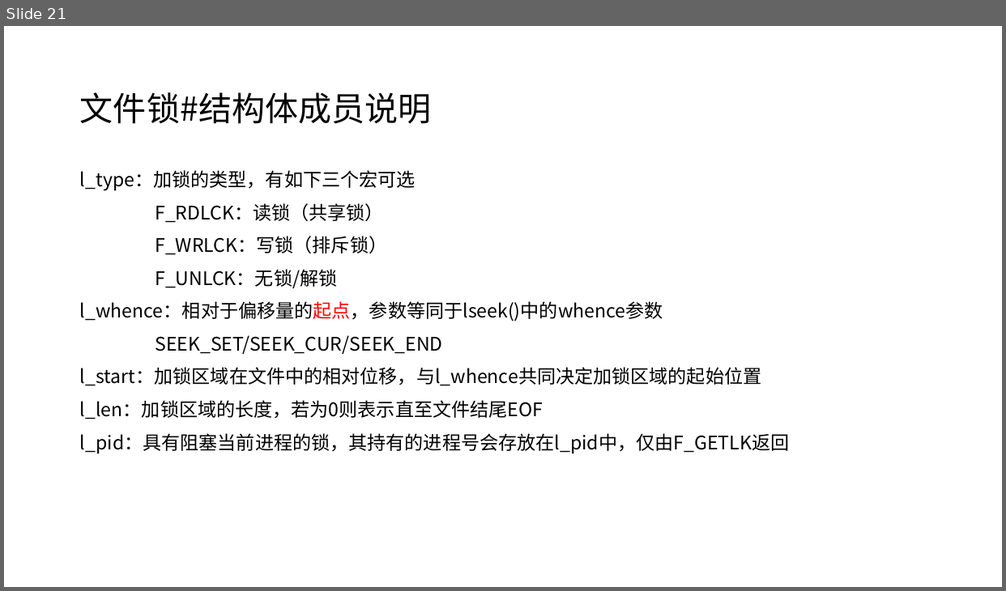
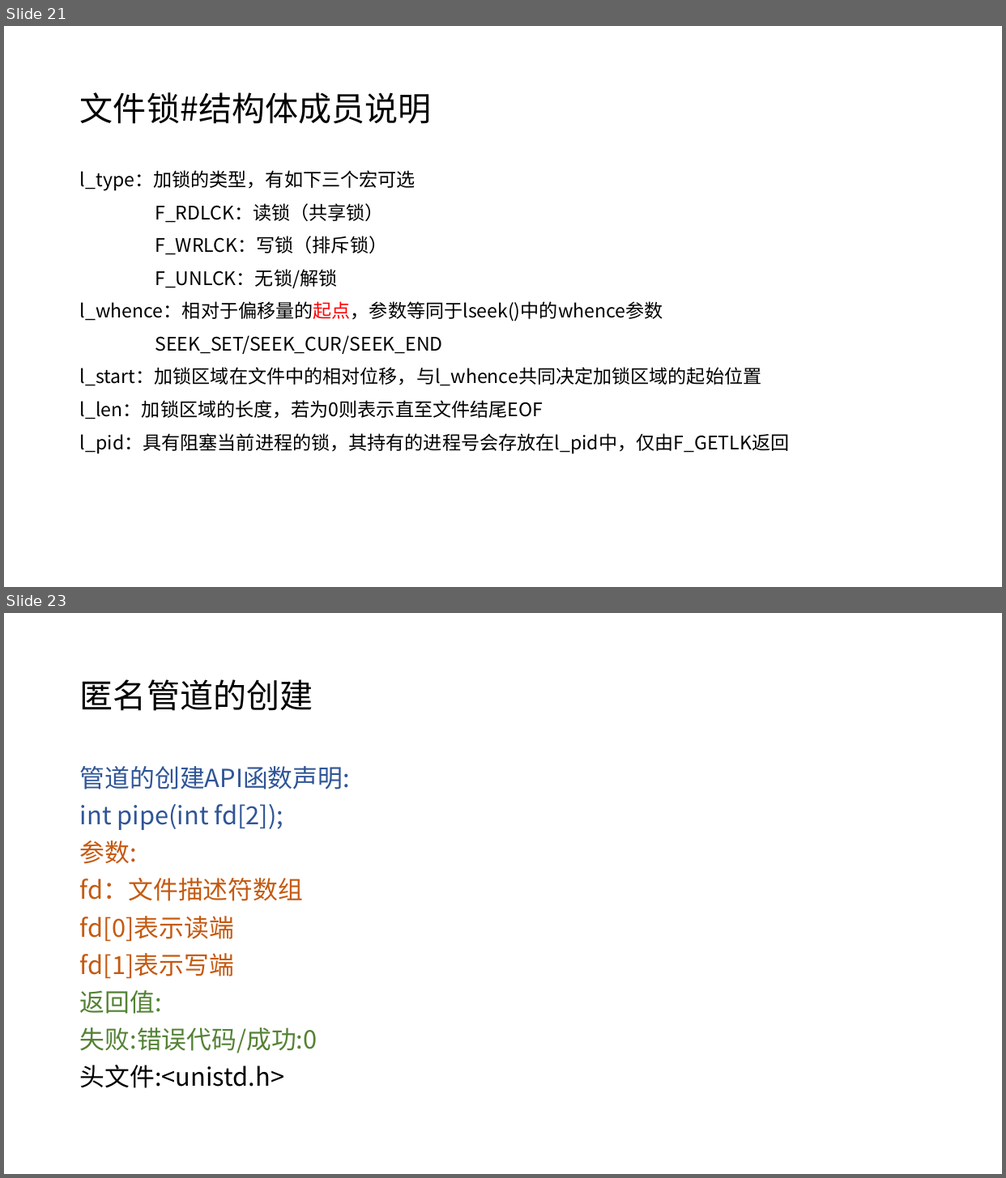
Before and after one commit to YouDad/LinuxFileIO, a slide deck: LinuxFileIO.pptx. Shown one above the other, each under a label of ours: slide 21 before the commit, slides 21 and 23 after it; the slides between them are not shown. The pictures are 1006x591 and 1006x1178 pixels, drawn with LibreOffice and Linux fonts; fonts in the diff are those of the drawing. Boxes give left, top, right and bottom in pixels: in the first picture for what was removed or moved away, otherwise in the second. Text is boxed around its words. In the diff, an @@ line names an element or a change of style, - is before the commit and + after.

Commit message:
增加管道和作业内容

```diff
--- a/LinuxFileIO.pptx
+++ b/LinuxFileIO.pptx
@@ slide 23 added at box(4, 613, 1002, 1174), background #FFFFFF @@
@@ title added at box(80, 679, 313, 711), 32 pt, text #000000 @@
+匿名管道的创建
@@ text added at box(80, 766, 350, 1088), 24 pt, text #2F5597 @@
+管道的创建API函数声明:
+int pipe(int fd[2]);
+参数:
+fd：文件描述符数组
+fd[0]表示读端
+fd[1]表示写端
+返回值:
+失败:错误代码/成功:0
+头文件:<unistd.h>
```
Also in this commit, not shown: 2 other slides added.
